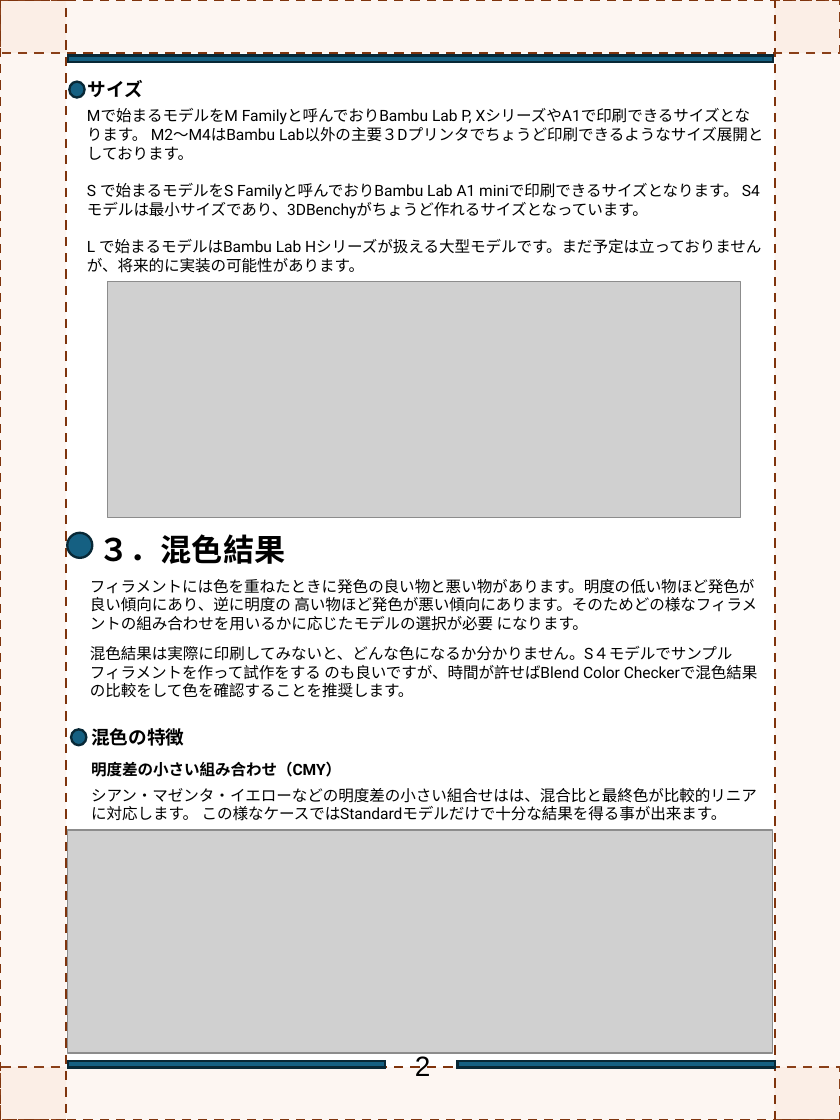
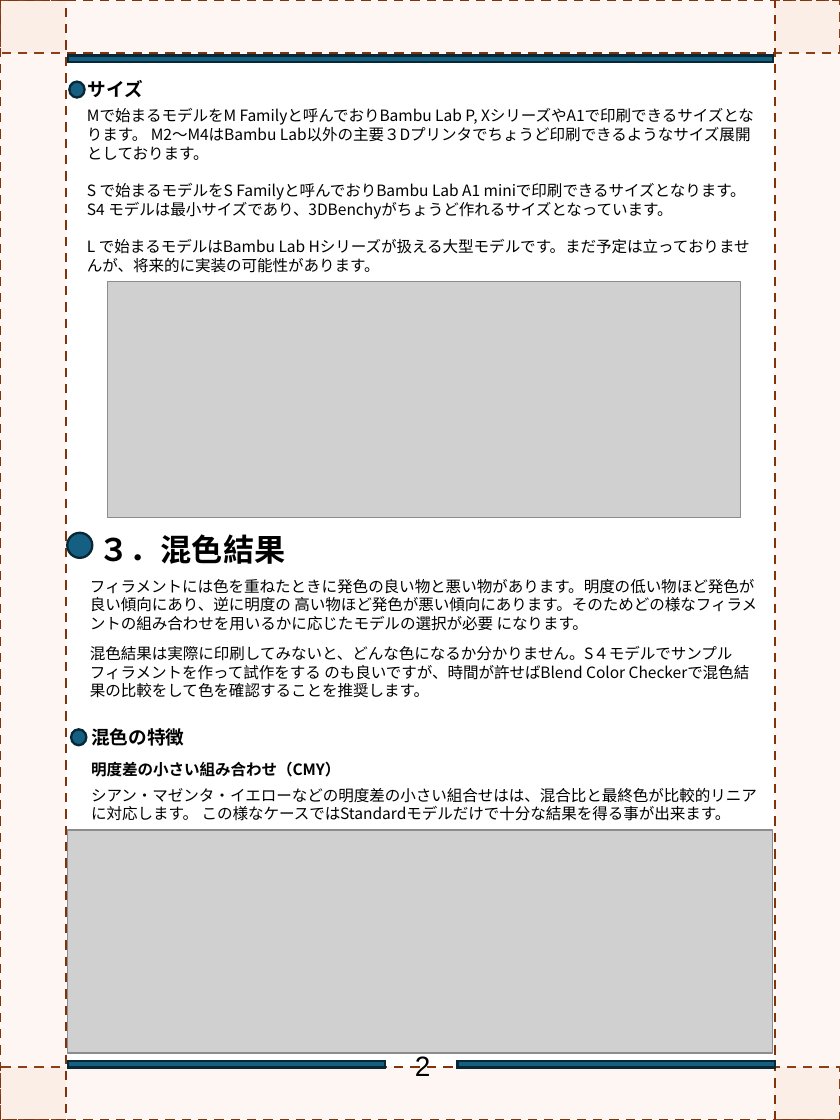
Before and after one commit to FlexChromaHQ/FlexChroma, a slide deck: slide 3 of Documents/Original/FlexChroma_Blend_Filament_JP.pptx. Drawn at 840x1120 pixels with LibreOffice and Linux fonts; fonts in the diff are those of the drawing; grey boxes stand for pictures. Boxes give left, top, right and bottom in pixels: in the first picture for what was removed or moved away, otherwise in the second. Text is boxed around its words. In the diff, an @@ line names an element or a change of style, - is before the commit and + after.

```diff
--- a/Documents/Original/FlexChroma_Blend_Filament_JP.pptx
+++ b/Documents/Original/FlexChroma_Blend_Filament_JP.pptx
@@ font Roboto to Noto Sans CJK JP in 3 elements at [90, 579, 757, 698], [87, 108, 750, 273], [91, 728, 757, 821] @@
```
Also in this commit, not shown: 11 other slides changed, 6 other files.
